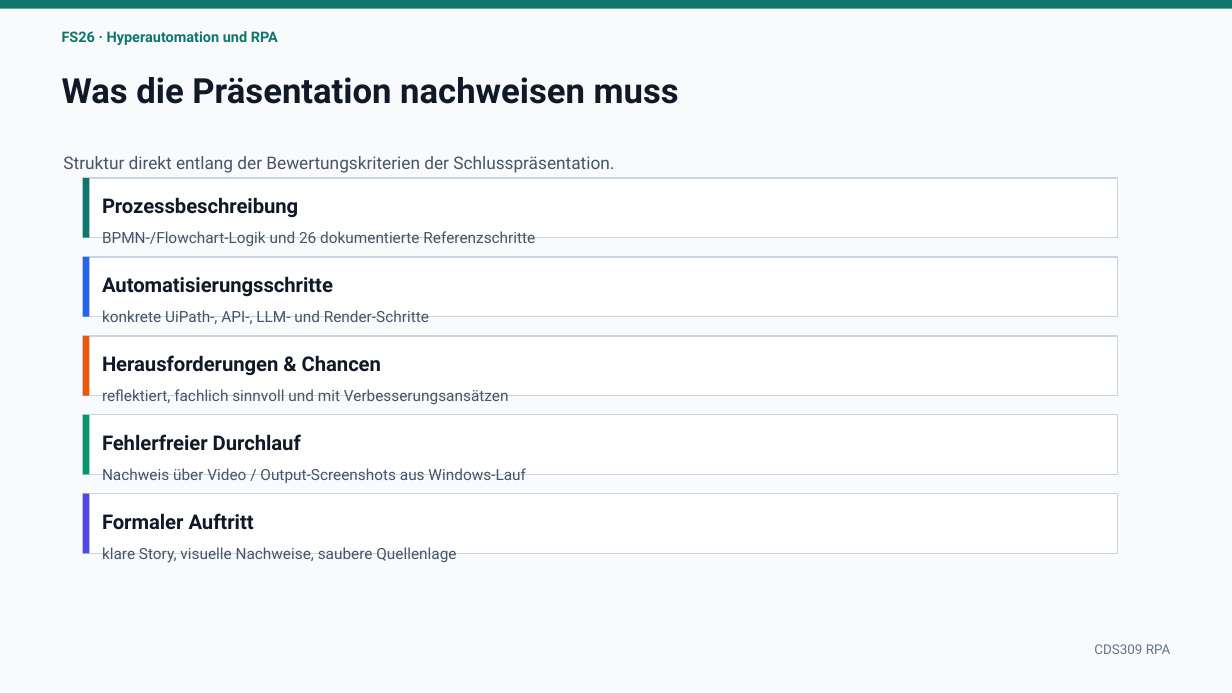
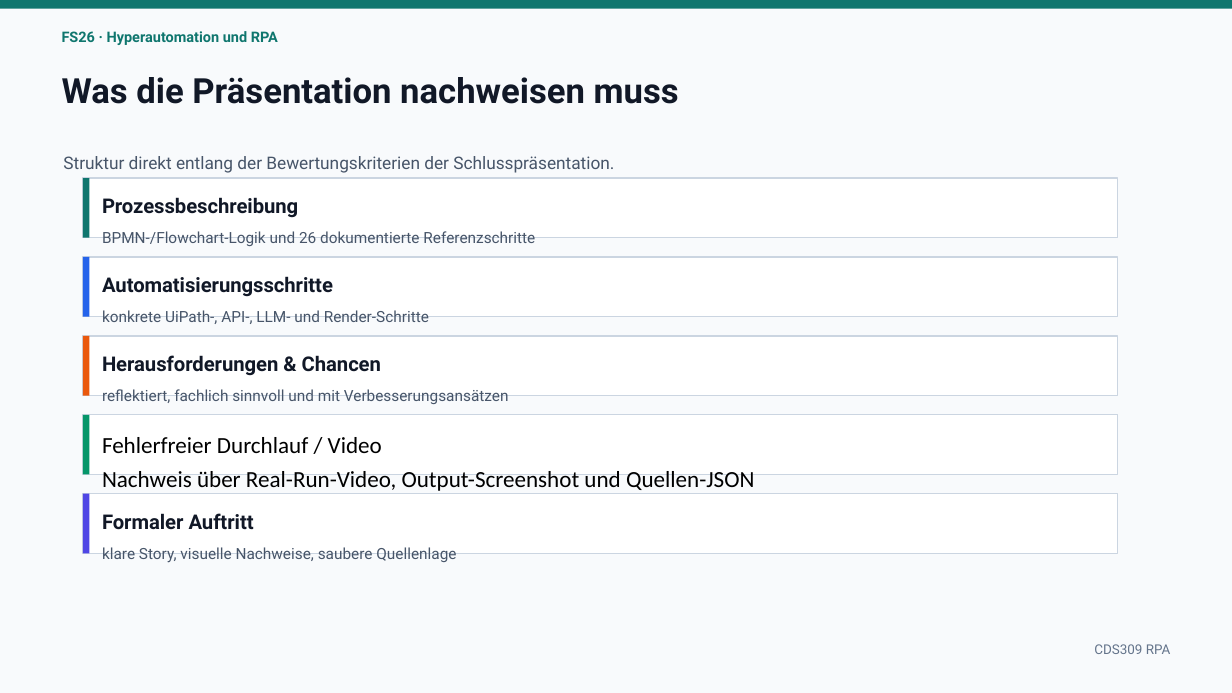
Before and after one commit to DotNaos/fs26--robotic-process-automation, a slide deck: slide 2 of unterlagen/Moodle-to-LLM Study Planner - Schlusspräsentation.pptx. Drawn at 1232x693 pixels with LibreOffice and Linux fonts; fonts in the diff are those of the drawing. Boxes give left, top, right and bottom in pixels: in the first picture for what was removed or moved away, otherwise in the second. Text is boxed around its words. In the diff, an @@ line names an element or a change of style, - is before the commit and + after.

```diff
--- a/unterlagen/Moodle-to-LLM Study Planner - Schlusspräsentation.pptx
+++ b/unterlagen/Moodle-to-LLM Study Planner - Schlusspräsentation.pptx
@@ text at bbox=[102, 437, 382, 453]: text changed; size 15.8 to 18 pt; font Roboto to Calibri; text colour #111827 to #000000; bold off @@
-Fehlerfreier Durchlauf
+Fehlerfreier Durchlauf / Video
@@ text at bbox=[102, 471, 754, 494]: text changed; size 12 to 18 pt; font Roboto to Calibri; text colour #475569 to #000000 @@
-Nachweis über Video / Output-Screenshots aus Windows-Lauf
+Nachweis über Real-Run-Video, Output-Screenshot und Quellen-JSON
```
Also in this commit, not shown: 2 other slides changed.
